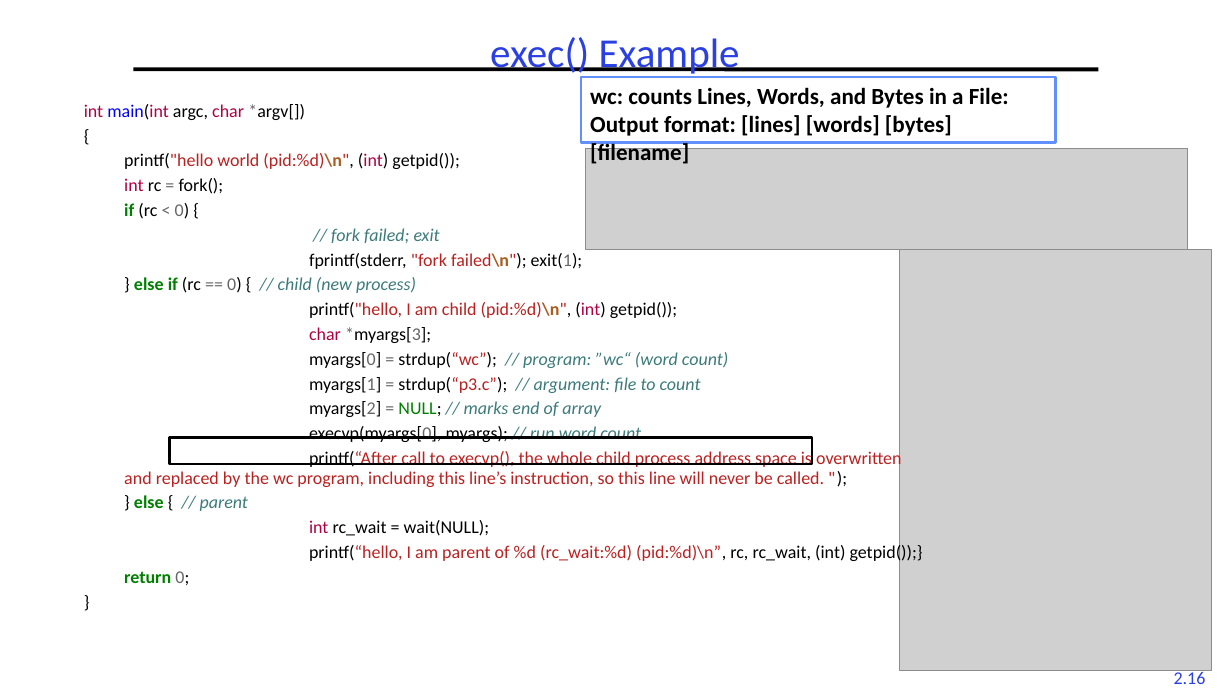
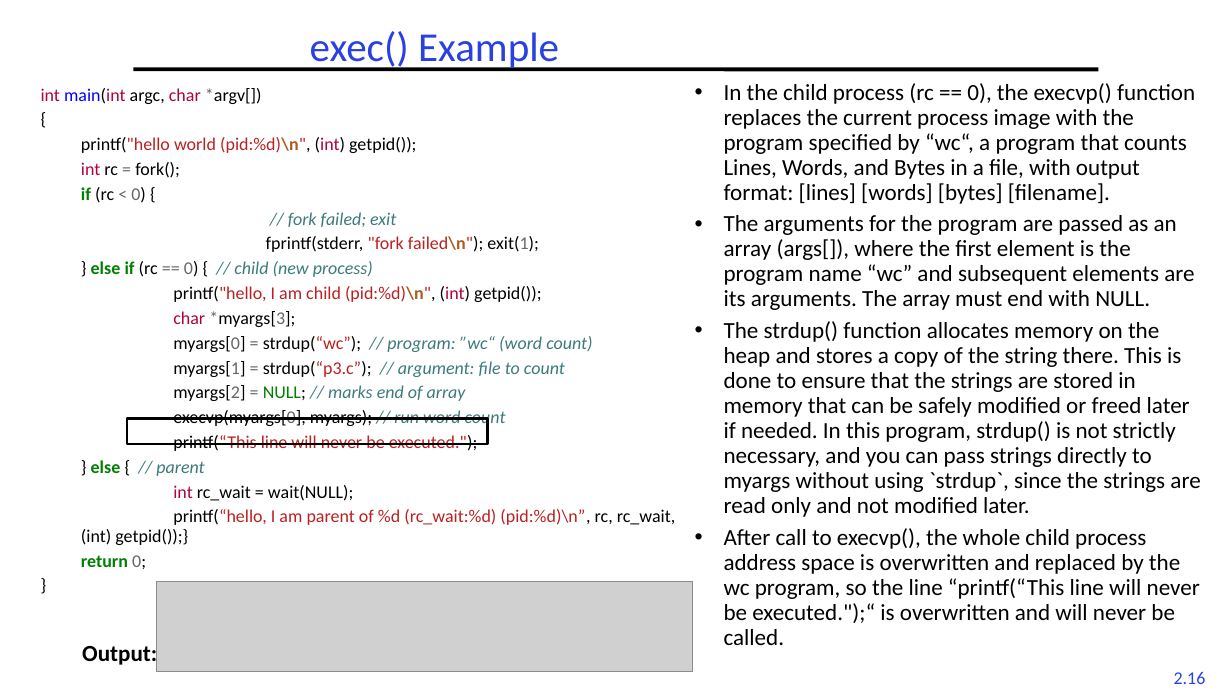
Before and after one commit to guhofstra/CSC256Fa25, a slide deck: slide 16 of PPTs/L2-Processes Threads.pptx. Drawn at 1232x693 pixels with LibreOffice and Linux fonts; fonts in the diff are those of the drawing; grey boxes stand for pictures. Boxes give left, top, right and bottom in pixels: in the first picture for what was removed or moved away, otherwise in the second. Text is boxed around its words. In the diff, an @@ line names an element or a change of style, - is before the commit and + after.

```diff
--- a/PPTs/L2-Processes Threads.pptx
+++ b/PPTs/L2-Processes Threads.pptx
@@ title "exec() Example": place and size @@
-title "exec() Example" at (490,37,740,78)
+title "exec() Example" at (310,31,559,71)
@@ text "int main(int argc, char *argv[])": place and size @@
-text "int main(int argc, char *argv[])" at (84,104,923,585)
+text "int main(int argc, char *argv[])" at (41,88,676,569)
@@ rectangle removed at (581,77,1055,142) @@
-wc: counts Lines, Words, and Bytes in a File:
-Output format: [lines] [words] [bytes] [filename]
@@ text added at (724,83,1200,645), 18 pt, text #000000 @@
+• In the child process (rc == 0), the execvp() function replaces the current process image with the program specified by “wc“, a program that counts Lines, Words, and Bytes in a file, with output format: [lines] [words] [bytes] [filename].
+• The arguments for the program are passed as an array (args[]), where the first element is the program name “wc” and subsequent elements are its arguments. The array must end with NULL.
+• The strdup() function allocates memory on the heap and stores a copy of the string there. This is done to ensure that the strings are stored in memory that can be safely modified or freed later if needed. In this program, strdup() is not strictly necessary, and you can pass strings directly to myargs without using `strdup`, since the strings are read only and not modified later.
+• After call to execvp(), the whole child process address space is overwritten and replaced by the wc program, so the line “printf(“This line will never be executed.");“ is overwritten and will never be called.
@@ picture removed at (900,250,1212,670) @@
@@ rectangle: place and size @@
-rectangle at (170,437,812,464)
+rectangle at (127,419,487,445)
@@ text at (173,435,478,451): text changed @@
-  printf(“After call to execvp(), the whole child process address space is overwritten and replaced by the wc program, including this line’s instruction, so this line will never be called. ");
+  printf(“This line will never be executed.");
@@ picture: place and size @@
-picture at (585,148,1188,250)
+picture at (156,581,693,672)
@@ text added at (82,642,157,668), 18 pt, text #000000, bold @@
+Output:
```
Also in this commit, not shown: 7 other slides changed, 5 slides added, 3 other files.
